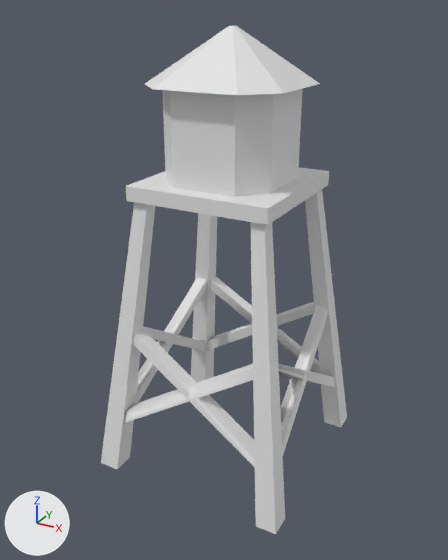
Before and after pictures for a commit that changed the FBX model Assets/Models/Contruções/CaixaDagua.fbx.
Camera for both pictures: a camera (50 mm lens) standing at (11.6, -21.9, 19.4) and looking at (-0.5, 0.2, 8.3). Lighting does not change. The marker at lower left points along +X, +Y and +Z. Where no turn or scale is listed for an object, it has been applied to the vertices. Vertices at the same position are counted once.
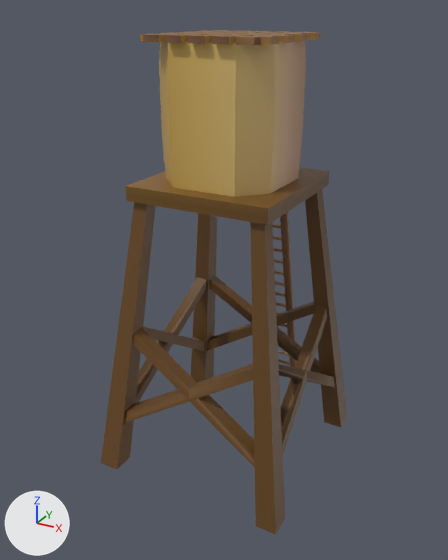
Changed parts and their boxes [x1, y1, x2, y2] in the pictures (448 x 560 px):
'Cube', recoloured, surface changed (grey to brown)
    both: [101, 167, 347, 534]
'Cube.002', reshaped (44% taller)
    before: [162, 89, 302, 197]
    after: [159, 41, 306, 197]
'Cube.001', deleted
    before: [145, 26, 320, 95]
'Tampa2.002', added (brown)
    after: [143, 30, 315, 45]
'Escada', added (brown)
    after: [272, 212, 296, 379]
'Tampa', added (brown)
    after: [140, 30, 321, 45]

The change, as a diff of the scene's bpy script:
```diff
--- a/Assets/Models/Contruções/CaixaDagua.fbx.py
+++ b/Assets/Models/Contruções/CaixaDagua.fbx.py
@@ img_imphenziapalette01_png @@
+img_imphenziapalette01_png = load_image('ImphenziaPalette01.png', '../../Design/Materials/Textures/ImphenziaPalette01.png', 8, 8, 'sRGB')
@@ mat_esse @@
+mat_esse = principled_material('esse')
+mat_esse.texture = img_imphenziapalette01_png
@@ me_cube_002 @@
 # used by ob_cube_002; location = (0.0, 0.0, 0.0)
-me_cube_002.from_pydata(...)  # 16 vertices, 8 faces; spans x -2.42..2.31, y -2.36..2.37, z 13.02..16.69
-me_cube_002.materials.append(mat_material)  # white #e7e7e7
+me_cube_002.from_pydata(...)  # 48 vertices, 40 faces; spans x -2.5..2.39, y -2.44..2.45, z 13.02..18.28
+# me_cube_002 part 1
+# 8 vertices are removed from x -2.42..2.31, y -2.36..2.37, z 16.69
+# 8 faces are deleted
+# 16 vertices are added at x -2.5..2.39, y -2.44..2.45, z 15.45..18.28
+# 8 new vertices lie (0.0, 0.0, 1.17) away from vertices in x -2.5..2.39, y -2.44..2.45, z 15.45
+# 8 new vertices lie (0.0, 0.0, 0.71) away from vertices in x -2.5..2.39, y -2.44..2.45, z 16.62
+# 8 new vertices lie (0.0, 0.0, -0.68) away from vertices in x -2.5..2.39, y -2.44..2.45, z 15.45
+# 40 new faces join them
+me_cube_002.materials.append(mat_esse)  # picture img_imphenziapalette01_png
@@ me_cube @@
 me_cube.from_pydata(...)  # 197 vertices, 217 faces; spans x -4.5..4.39, y -4.45..4.45, z 0.0..13.02
 # used by ob_cube; location = (0.0, 0.0, 0.0)
-me_cube.materials.append(mat_material)  # white #e7e7e7
+# me_cube part 2: texture (UV) coordinates of 217 of 217 faces, centred in x -4.36..4.24, y -4.3..4.3, z 0.0..13.02, changed; they spanned u 0.12..0.88, v 0.0..1.0 and now span u 0.91..0.97, v 0.51..0.58
+me_cube.materials.append(mat_esse)  # picture img_imphenziapalette01_png
@@ me_cube_008 @@
+me_cube_008.from_pydata(...)  # a box spanning x -2.58..2.58, y 1.61..2.26, z -0.12..0.12; a box spanning x -2.58..2.58, y -0.97..-0.32, z -0.12..0.12; a box spanning x -2.58..2.58, y 0.32..0.97, z -0.12..0.12; a box spanning x -2.58..2.58, y -2.26..-1.61, z -0.12..0.12
+me_cube_008.materials.append(mat_esse)  # picture img_imphenziapalette01_png
@@ me_cube_019 @@
+me_cube_019.from_pydata(...)  # 46 vertices, 30 faces; spans x -2.19..2.19, y -2.68..2.68, z -0.12..0.12
+me_cube_019.materials.append(mat_esse)  # picture img_imphenziapalette01_png
@@ me_circle @@
+me_circle.from_pydata(...)  # 1408 vertices, 708 faces; spans x -0.88..0.86, y -1.74..1.84, z -7.25..6.8
+me_circle.materials.append(mat_esse)  # picture img_imphenziapalette01_png
@@ ob_cube_001 @@
-ob_cube_001 = bpy.data.objects.new('Cube.001', me_cube_001)
-ob_cube_001.location = (0.0, 0.0, 0.0)
@@ ob_tampa @@
+ob_tampa = bpy.data.objects.new('Tampa', me_cube_008)
+ob_tampa.location = (-0.03, -0.01, 18.37)
@@ ob_tampa2_002 @@
+ob_tampa2_002 = bpy.data.objects.new('Tampa2.002', me_cube_019)
+ob_tampa2_002.location = (-0.03, 0.02, 18.37)
@@ ob_escada @@
+ob_escada = bpy.data.objects.new('Escada', me_circle)
+ob_escada.location = (0.02, 4.56, 7.26)
```
